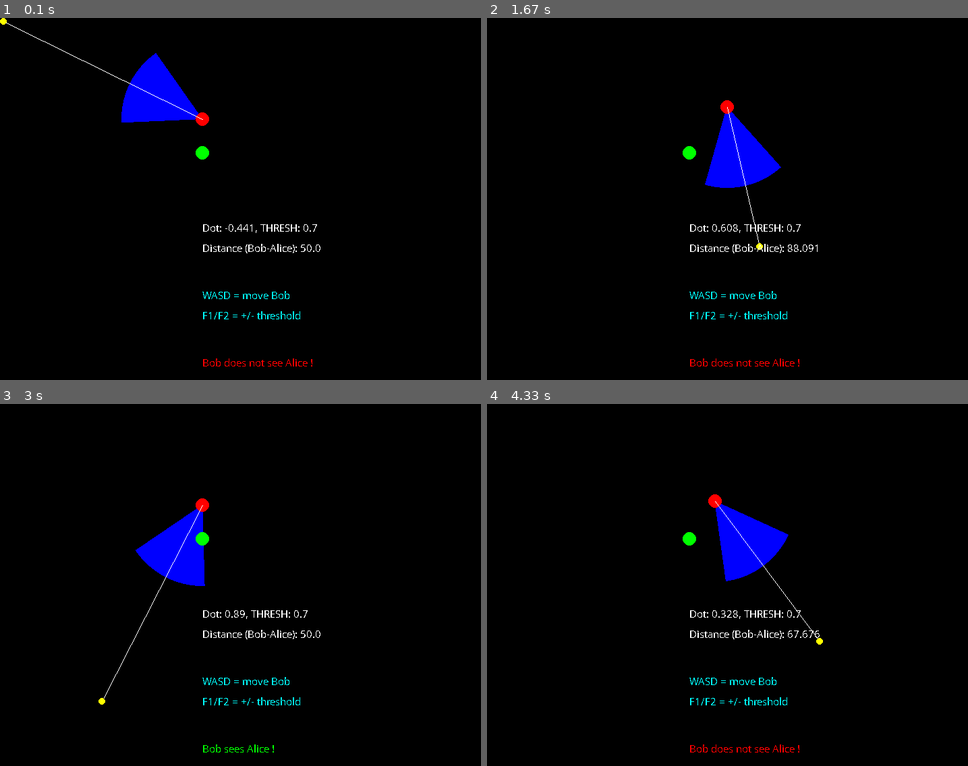
Above: before the commit, frames 1-4 (two rows, left to right).
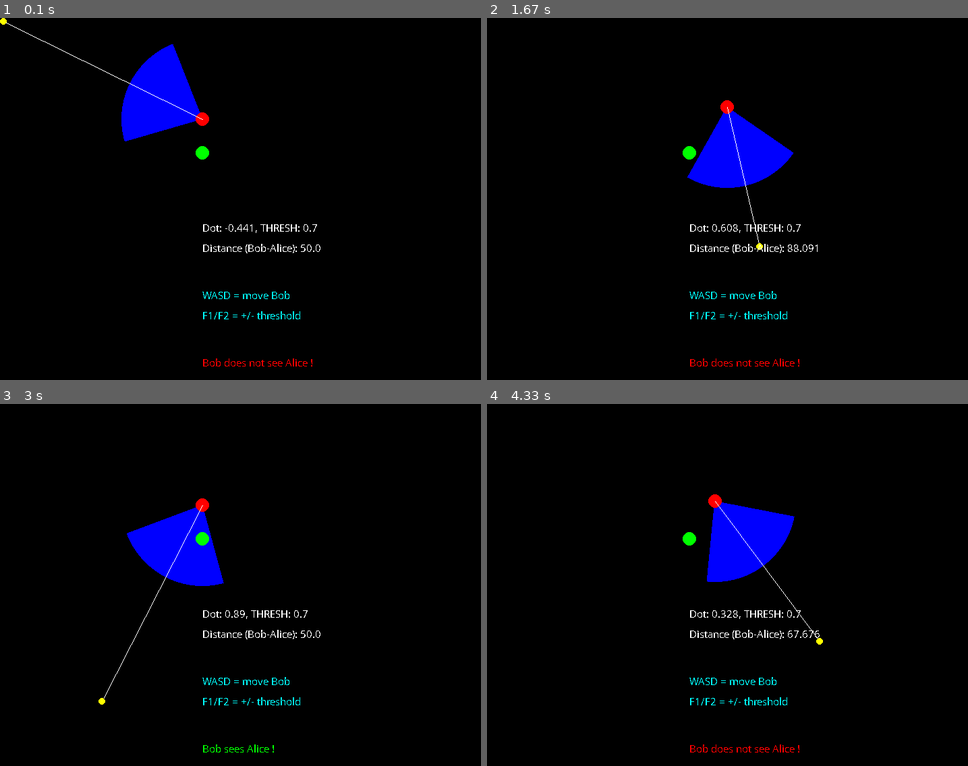
Above: after the commit, the same moments.

Repository: zyenapz/pygame-reference
Game: pygame game, started from 1. Dot Product.py
The game is run twice, just before and just after one commit, with the same random seed, the same clock (stepped at 60 frames per second) and the same inputs.
Inputs (mouse positions are in pixels of both pictures, inside the frame that each line leads up to):
- Up to frame 1 (0.1 s): no input
- Up to frame 2 (1.67 s): hold D 0.33-0.8 s; move the mouse to (737, 238) at 0.37 s; hold W 0.83-1.13 s; move the mouse to (929, 209) at 0.87 s; hold D 1.17-1.63 s; move the mouse to (761, 246) at 1.2 s
- Up to frame 3 (3 s): hold A 1.67-2.2 s; move the mouse to (139, 610) at 1.7 s; hold S 2.23-2.53 s; move the mouse to (322, 697) at 2.27 s; hold A 2.57-2.97 s; move the mouse to (101, 700) at 2.6 s
- Up to frame 4 (4.33 s): hold W 3-3.37 s; move the mouse to (838, 465) at 3.03 s; hold D 3.4-4.03 s; move the mouse to (953, 747) at 3.43 s; hold S from 4.07 s (still down); move the mouse to (818, 642) at 4.1 s

The runs differ from the first frame. In frame 1, 0.9% of the frame differs, in the area x 25-42%, y 7-35%; in frame 2, 0.9%; in frame 3, 0.9%; in frame 4, 0.9%.

Commit message:
Improved annotations, and renamed a variable

Diff:
--- a/1. Dot Product.py
+++ b/1. Dot Product.py
@@ -15,6 +15,8 @@
 my_font = pygame.font.SysFont('Comic Sans MS', 16)
 
 # Actor class
+
+
 class Actor:
 
     def __init__(self, x, y, color, other, radius=10):
@@ -30,13 +32,17 @@
             pygame.draw.line(screen, "white", self.pos, self.other.pos)
 
 # Some maths
+
+
 def normalize(val, mincap, maxcap):
     return (val - mincap) / (maxcap - mincap)
 
+
 def calc_conesize(nt, a):
     # nt - normalized visibility threshold
-    # a - alpha (view sensitivity)
+    # a - alpha (the higher it is, the larger the cone is)
     return ((360 - (nt * 360)) / 2) + (nt * a)
+
 
 def clip(val, mincap, maxcap):
     if val < mincap:
@@ -46,15 +52,21 @@
 
     return val
 
+
 # Visibility constants
 VISIBLE_THRESHOLD = 0.7
 VISIBLE_DISTANCE = 120
-VIEW_SENSITIVITY = 2 # This is an arbitrary number, play around with it!
+
+# This is an arbitrary number, play around with it!
+# The higher it is, the larger the cone is ...
+# ... This has the consequence of the cone appearing "larger" than the actual threshold
+CONE_ALPHA = 18
 
 # Create actors
 cursor = Actor(50, 50, "yellow", None, 5)
-alice = Actor(300, 200, "green", None) #
-bob = Actor(300, 150, "red", cursor) # Bob's viewing direction is towards the cursor's position
+alice = Actor(300, 200, "green", None)
+# Bob's viewing direction is towards the cursor's position
+bob = Actor(300, 150, "red", cursor)
 
 while is_running:
 
@@ -91,12 +103,12 @@
     m_pos = pygame.Vector2(m_pos[0], m_pos[1])
 
     # Update -----------------------------------------------
-    try: # Lazy fix for calculating dot product using 0
+    try:  # Lazy fix for calculating dot product using 0
         cursor.pos = m_pos
-        bob_cursor = (bob.pos - cursor.pos).normalize() # bob-cursor vector
-        bob_alice = (bob.pos - alice.pos).normalize() # bob-alice vector
+        bob_cursor = (bob.pos - cursor.pos).normalize()  # bob-cursor vector
+        bob_alice = (bob.pos - alice.pos).normalize()  # bob-alice vector
         dot_product = bob_cursor.dot(bob_alice)
-        dist_bc = bob.pos.distance_to(alice.pos)
+        dist_bob_alice = bob.pos.distance_to(alice.pos)
     except:
         pass
 
@@ -113,13 +125,17 @@
     # Draw view cone
     size = VISIBLE_DISTANCE * 2
     viewcone = Image.new("RGBA", (size, size))
-    cone_size = calc_conesize(normalize(VISIBLE_THRESHOLD, -1, 1), VIEW_SENSITIVITY)
-    start = degrees - cone_size # PIL pie slices starts from 3 o'clock, and goes clockwise
+    cone_size = calc_conesize(
+        normalize(VISIBLE_THRESHOLD, -1, 1), CONE_ALPHA)
+    # PIL pie slices starts from 3 o'clock, and goes clockwise
+    start = degrees - cone_size
     end = degrees + cone_size
-    ImageDraw.Draw(viewcone).pieslice((0, 0, size-1, size-1), start, end, fill="blue")
+    ImageDraw.Draw(viewcone).pieslice(
+        (0, 0, size-1, size-1), start, end, fill="blue")
 
     # Convert PIL image to pygame image
-    viewcone_img = pygame.image.fromstring(viewcone.tobytes(), viewcone.size, viewcone.mode)
+    viewcone_img = pygame.image.fromstring(
+        viewcone.tobytes(), viewcone.size, viewcone.mode)
     viewcone_rect = viewcone_img.get_rect(center=bob.pos)
 
     # Draw objects
@@ -129,20 +145,24 @@
     cursor.draw(screen)
 
     # Draw texts
-    dot_text = my_font.render(f"Dot: {round(dot_product, 3)}, THRESH: {round(VISIBLE_THRESHOLD, 3)}", False, (255, 255, 255))
-    dist_text = my_font.render(f"Distance (Bob-Alice): {round(dist_bc, 3)}", False, (255, 255, 255))
+    dot_text = my_font.render(
+        f"Dot: {round(dot_product, 3)}, THRESH: {round(VISIBLE_THRESHOLD, 3)}", False, (255, 255, 255))
+    dist_text = my_font.render(
+        f"Distance (Bob-Alice): {round(dist_bob_alice, 3)}", False, (255, 255, 255))
     instr1_text = my_font.render(f"WASD = move Bob", False, (0, 255, 255))
-    instr2_text = my_font.render(f"F1/F2 = +/- threshold", False, (0, 255, 255))
+    instr2_text = my_font.render(
+        f"F1/F2 = +/- threshold", False, (0, 255, 255))
     screen.blit(dot_text, (300, 300))
     screen.blit(dist_text, (300, 330))
     screen.blit(instr1_text, (300, 400))
     screen.blit(instr2_text, (300, 430))
 
-    if dot_product > VISIBLE_THRESHOLD and dist_bc < VISIBLE_DISTANCE:
+    if dot_product > VISIBLE_THRESHOLD and dist_bob_alice < VISIBLE_DISTANCE:
         warn_text = my_font.render("Bob sees Alice !", False, (0, 255, 0))
         screen.blit(warn_text, (300, 500))
     else:
-        warn_text = my_font.render("Bob does not see Alice !", False, (255, 0, 0))
+        warn_text = my_font.render(
+            "Bob does not see Alice !", False, (255, 0, 0))
         screen.blit(warn_text, (300, 500))
 
     pygame.display.update()
